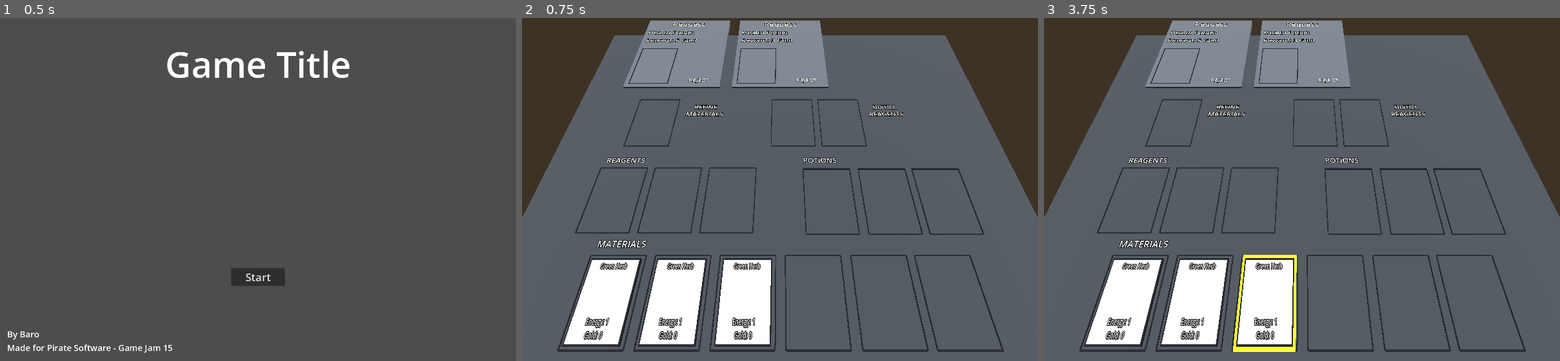
Above: before the commit, frames 1-3 (left to right).
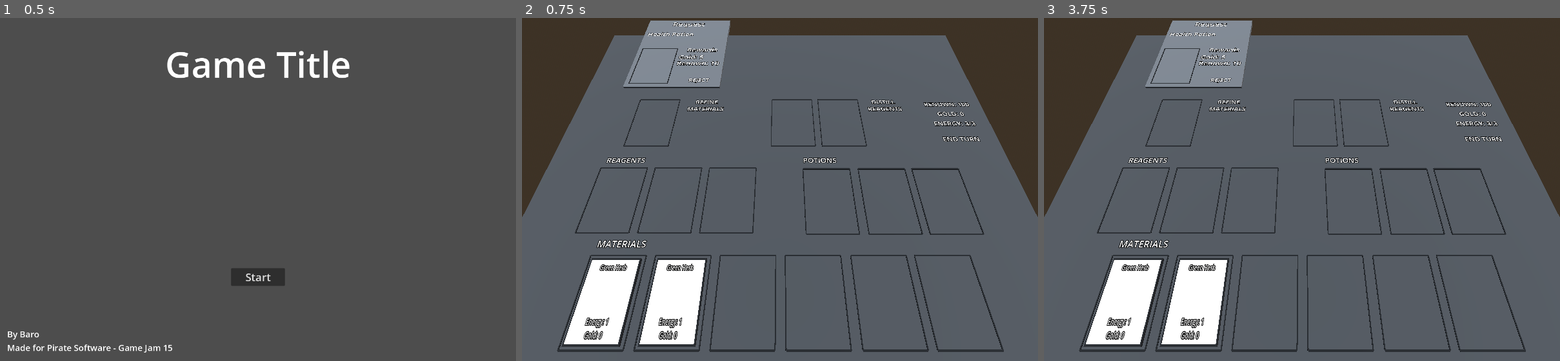
Above: after the commit, the same moments.

Repository: Barodas/game-jam-pirate-software-15
Game: Godot game, scene res://scenes/start_menu.tscn
The game is run twice, just before and just after one commit, with the same random seed, the same clock (stepped at 60 frames per second) and the same inputs.
Inputs (mouse positions are in pixels of both pictures, inside the frame that each line leads up to):
- Up to frame 1 (0.5 s): no input
- Up to frame 2 (0.75 s): click "Start" at 0.5 s
- Up to frame 3 (3.75 s): tap Enter at 1.25, 2.75 s; move the mouse to (1415, 172) at 1.27 s; click (1415, 172) at 1.35 s; tap Space at 2, 3.5 s; move the mouse to (1198, 206) at 2.02 s; right-click (1198, 206) at 2.1 s; move the mouse to (1353, 114) at 2.77 s; click (1353, 114) at 2.85 s; move the mouse to (1276, 258) at 3.52 s; right-click (1276, 258) at 3.6 s

Frame 1 is identical in both runs. In frame 2, 7.1% of the frame differs, in the area x 15-89%, y 0-96%; in frame 3, 7.7%, in the area x 15-89%, y 0-98%.
Error before the commit: Invalid call. Nonexistent function 'select_slot' in base 'Nil'. (res://scripts/game.gd:60)
Error after the commit: Invalid call. Nonexistent function 'select_slot' in base 'Nil'. (res://scripts/game.gd:115)

Commit message:
Implement Turn Loop
- Added UI for Energy, Gold, and Renown
- Added End Turn Button
- Process requests that have a potion when turn ends
- Generate additional materials and request on second turn

Diff:
--- a/scenes/card.tscn
+++ b/scenes/card.tscn
@@ -24,10 +24,11 @@
 script = ExtResource("1_5kcb4")
 
 [node name="NameLabel" type="Label3D" parent="."]
-transform = Transform3D(1, 0, 0, 0, -4.37114e-08, 1, 0, -1, -4.37114e-08, 0, 0.51, -0.423)
+transform = Transform3D(1, 0, 0, 0, -4.37114e-08, 1, 0, -1, -4.37114e-08, 0, 0.51, -0.473)
 text = "Card Name"
 font_size = 20
 outline_size = 8
+vertical_alignment = 0
 
 [node name="EnergyLabel" type="Label3D" parent="."]
 transform = Transform3D(1, 0, 0, 0, -4.37114e-08, 1, 0, -1, -4.37114e-08, 0, 0.51, 0.252)
--- a/scenes/game.tscn
+++ b/scenes/game.tscn
@@ -25,19 +25,25 @@
 
 [sub_resource type="BoxShape3D" id="BoxShape3D_tut34"]
 
-[node name="Game" type="Node3D" node_paths=PackedStringArray("refine_slot", "refine_button", "refine_progress", "distill_slot1", "distill_slot2", "distill_button", "distill_progress", "material_slots", "reagent_slots", "potion_slots", "requests")]
+[node name="Game" type="Node3D" node_paths=PackedStringArray("refine_slot", "refine_cost_label", "refine_button", "refine_progress", "distill_slot1", "distill_slot2", "distill_cost_label", "distill_button", "distill_progress", "material_slots", "reagent_slots", "potion_slots", "requests", "end_turn_button", "energy_label", "gold_label", "renown_label")]
 script = ExtResource("1_lonwx")
 refine_slot = NodePath("World/Refinery/RefineSlot")
+refine_cost_label = NodePath("World/Refinery/RefineCostLabel")
 refine_button = NodePath("World/Refinery/RefineButton")
 refine_progress = NodePath("World/Refinery/RefineProgressBar")
 distill_slot1 = NodePath("World/Distillery/DistillSlot1")
 distill_slot2 = NodePath("World/Distillery/DistillSlot2")
+distill_cost_label = NodePath("World/Distillery/DistillCostLabel")
 distill_button = NodePath("World/Distillery/DistillButton")
 distill_progress = NodePath("World/Distillery/DistillProgressBar2")
 material_slots = [NodePath("World/Materials/MaterialSlot1"), NodePath("World/Materials/MaterialSlot2"), NodePath("World/Materials/MaterialSlot3"), NodePath("World/Materials/MaterialSlot4"), NodePath("World/Materials/MaterialSlot5"), NodePath("World/Materials/MaterialSlot6")]
 reagent_slots = [NodePath("World/Reagents/ReagentSlot1"), NodePath("World/Reagents/ReagentSlot2"), NodePath("World/Reagents/ReagentSlot3")]
 potion_slots = [NodePath("World/Potions/PotionSlot1"), NodePath("World/Potions/PotionSlot2"), NodePath("World/Potions/PotionSlot3")]
 requests = [NodePath("World/Requests/Request1"), NodePath("World/Requests/Request2"), NodePath("World/Requests/Request3")]
+end_turn_button = NodePath("World/EndTurnButton")
+energy_label = NodePath("World/EnergyLabel")
+gold_label = NodePath("World/GoldLabel")
+renown_label = NodePath("World/RenownLabel")
 
 [node name="WorldEnvironment" type="WorldEnvironment" parent="."]
 environment = SubResource("Environment_ehwq6")
@@ -116,13 +122,20 @@
 transform = Transform3D(1.2, 0, 0, 0, 0.02, 0, 0, 0, 1.7, -3.62523, 0, -0.979769)
 
 [node name="RefineLabel" type="Label3D" parent="World/Refinery"]
-transform = Transform3D(1, 0, 0, 0, -4.37114e-08, 1, 0, -1, -4.37114e-08, -2.2, 0.01, -1.4)
+transform = Transform3D(1, 0, 0, 0, -4.37114e-08, 1, 0, -1, -4.37114e-08, -2.2, 0.01, -1.6)
 text = "Refine
 Materials"
 font_size = 40
 outline_size = 10
 uppercase = true
 
+[node name="RefineCostLabel" type="Label3D" parent="World/Refinery"]
+transform = Transform3D(1, 0, 0, 0, -4.37114e-08, 1, 0, -1, -4.37114e-08, -2.2, 0.01, -0.81762)
+text = "Cost:
+x Energy"
+outline_size = 10
+uppercase = true
+
 [node name="RefineButton" parent="World/Refinery" instance=ExtResource("3_olj2j")]
 transform = Transform3D(1, 0, 0, 0, 1, 0, 0, 0, 1, -2.15793, 0, -0.365608)
 
@@ -140,10 +153,17 @@
 category = 1
 
 [node name="DistillLabel" type="Label3D" parent="World/Distillery"]
-transform = Transform3D(1, 0, 0, 0, -4.37114e-08, 1, 0, -1, -4.37114e-08, 3.10008, 0.01, -1.4)
+transform = Transform3D(1, 0, 0, 0, -4.37114e-08, 1, 0, -1, -4.37114e-08, 3.1, 0.01, -1.6)
 text = "Distill
 Reagents"
 font_size = 40
+outline_size = 10
+uppercase = true
+
+[node name="DistillCostLabel" type="Label3D" parent="World/Distillery"]
+transform = Transform3D(1, 0, 0, 0, -4.37114e-08, 1, 0, -1, -4.37114e-08, 3.01655, 0.01, -0.81762)
+text = "Cost:
+x Energy"
 outline_size = 10
 uppercase = true
 
@@ -235,3 +255,27 @@
 
 [node name="Request3" parent="World/Requests" instance=ExtResource("5_0unim")]
 transform = Transform3D(1, 0, 0, 0, 1, 0, 0, 0, 1, 3.34978, 0, -4.08488)
+
+[node name="EnergyLabel" type="Label3D" parent="World"]
+transform = Transform3D(1, 0, 0, 0, -4.37114e-08, 1, 0, -1, -4.37114e-08, 4.97542, 0.01, -0.904491)
+text = "Energy: 0"
+font_size = 40
+outline_size = 10
+uppercase = true
+
+[node name="GoldLabel" type="Label3D" parent="World"]
+transform = Transform3D(1, 0, 0, 0, -4.37114e-08, 1, 0, -1, -4.37114e-08, 4.97542, 0.01, -1.26719)
+text = "Gold: 0"
+font_size = 40
+outline_size = 10
+uppercase = true
+
+[node name="RenownLabel" type="Label3D" parent="World"]
+transform = Transform3D(1, 0, 0, 0, -4.37114e-08, 1, 0, -1, -4.37114e-08, 4.97542, 0.01, -1.64106)
+text = "Renown: 0"
+font_size = 40
+outline_size = 10
+uppercase = true
+
+[node name="EndTurnButton" parent="World" instance=ExtResource("3_olj2j")]
+transform = Transform3D(1, 0, 0, 0, 1, 0, 0, 0, 1, 4.97963, 0, -0.3634)
--- a/scenes/request.tscn
+++ b/scenes/request.tscn
@@ -30,7 +30,7 @@
 outline_size = 10
 
 [node name="RequestLabel" type="Label3D" parent="Background"]
-transform = Transform3D(1, 0, 0, 0, -4.37114e-08, 1, 0, -1, -4.37114e-08, -1.37722, 0.06, -0.994906)
+transform = Transform3D(1, 0, 0, 0, -4.37114e-08, 1, 0, -1, -4.37114e-08, -1.377, 0.06, -0.9)
 text = "Health Potion
 "
 font_size = 50
@@ -38,8 +38,24 @@
 horizontal_alignment = 0
 
 [node name="RewardLabel" type="Label3D" parent="Background"]
-transform = Transform3D(1, 0, 0, 0, -4.37114e-08, 1, 0, -1, -4.37114e-08, -1.36901, 0.06, -0.542523)
-text = "Reward: x Gold"
+transform = Transform3D(1, 0, 0, 0, -4.37114e-08, 1, 0, -1, -4.37114e-08, 0.194479, 0.06, -0.0234841)
+text = "Rewards
+"
+font_size = 50
+outline_size = 10
+horizontal_alignment = 0
+
+[node name="GoldLabel" type="Label3D" parent="Background"]
+transform = Transform3D(1, 0, 0, 0, -4.37114e-08, 1, 0, -1, -4.37114e-08, -0.0271946, 0.06, 0.353138)
+text = "Gold: 0
+"
+font_size = 50
+outline_size = 10
+horizontal_alignment = 0
+
+[node name="RenownLabel" type="Label3D" parent="Background"]
+transform = Transform3D(1, 0, 0, 0, -4.37114e-08, 1, 0, -1, -4.37114e-08, -0.0338172, 0.06, 0.66695)
+text = "Renown: 0"
 font_size = 50
 outline_size = 10
 horizontal_alignment = 0
--- a/scripts/Constants.gd
+++ b/scripts/Constants.gd
@@ -2,4 +2,4 @@
 
 enum CATEGORY {MATERIAL, REAGENT, POTION}
 enum TYPE {HEALTH, MANA, STAMINA}
-enum ID {HERB_HEALTH, DUST_HEALTH, POTION_HEALTH}
+enum ID {HERB_HEALTH, HERB_MANA, DUST_HEALTH, DUST_MANA, POTION_HEALTH, POTION_MANA, POTION_STAMINA}
--- a/scripts/game.gd
+++ b/scripts/game.gd
@@ -1,18 +1,32 @@
 extends Node3D
 
-var selected_card: Card
-var selected_slot: Slot
 @export var refine_slot: Slot
+@export var refine_cost_label: Label3D
 @export var refine_button: ClickableText
 @export var refine_progress: ProgressBar3D
 @export var distill_slot1: Slot
 @export var distill_slot2: Slot
+@export var distill_cost_label: Label3D
 @export var distill_button: ClickableText
 @export var distill_progress: ProgressBar3D
 @export var material_slots: Array[Slot]
 @export var reagent_slots: Array[Slot]
 @export var potion_slots: Array[Slot]
 @export var requests: Array[Request]
+@export var end_turn_button: ClickableText
+@export var energy_label: Label3D
+@export var gold_label: Label3D
+@export var renown_label: Label3D
+
+var selected_slot: Slot
+var energy_cap: int
+var energy: int
+var gold: int
+var renown: int
+var turn: int = 1
+var refine_cost: int = 1
+var distill_cost: int = 1
+var request_queue: Array[RequestData]
 
 func create_card(type:Constants.ID):
 	var info
@@ -20,15 +34,51 @@
 		Constants.ID.HERB_HEALTH:
 			info = CardData.create("Green Herb",Constants.CATEGORY.MATERIAL,
 			 Constants.TYPE.HEALTH, 1, 0)
+		Constants.ID.HERB_MANA:
+			info = CardData.create("Blue Herb",Constants.CATEGORY.MATERIAL,
+			 Constants.TYPE.MANA, 1, 0)
 		Constants.ID.DUST_HEALTH:
-			info = CardData.create("Regen Dust",Constants.CATEGORY.REAGENT,
+			info = CardData.create("Regenerating\n Dust",Constants.CATEGORY.REAGENT,
 			 Constants.TYPE.HEALTH, 1, 0)
+		Constants.ID.DUST_MANA:
+			info = CardData.create("Enervating\n Dust",Constants.CATEGORY.REAGENT,
+			 Constants.TYPE.MANA, 1, 0)
 		Constants.ID.POTION_HEALTH:
 			info = CardData.create("Health Potion",Constants.CATEGORY.POTION,
 			 Constants.TYPE.HEALTH, 1, 0)
+		Constants.ID.POTION_MANA:
+			info = CardData.create("Mana Potion",Constants.CATEGORY.POTION,
+			 Constants.TYPE.MANA, 1, 0)
+		Constants.ID.POTION_STAMINA:
+			info = CardData.create("Stamina Potion",Constants.CATEGORY.POTION,
+			 Constants.TYPE.STAMINA, 1, 0)
 	var new_card = Card.create(info)
 	add_child(new_card)
 	return new_card
+
+func set_energy(amount:int):
+	energy = amount
+	energy_label.text = "Energy: " + str(energy) + "/" + str(energy_cap)
+	if energy <= 0:
+		energy_label.set_modulate(Color(1,0,0))
+	else:
+		energy_label.set_modulate(Color(1,1,1))
+
+func set_gold(amount:int):
+	gold = amount
+	gold_label.text = "Gold: " + str(gold)
+
+func set_renown(amount:int):
+	renown = amount
+	renown_label.text = "Renown: " + str(renown)
+	if renown < 100:
+		renown_label.set_modulate(Color(1,0,0))
+	elif renown > 200:
+		renown_label.set_modulate(Color(0,0,1))
+	elif renown > 150:
+		renown_label.set_modulate(Color(0,1,0))
+	else:
+		renown_label.set_modulate(Color(1,1,1))
 
 func _unhandled_input(event):
 	if Input.is_action_just_pressed("quit"):
@@ -45,15 +95,20 @@
 	distill_button.hide()
 	for request in requests:
 		request.set_visibility(false)
-
-	# Populate Hand
+	end_turn_button.set_text("End Turn")
+	end_turn_button.set_hover_colour(Color(0,0,1))
+	energy_cap = 3
+	set_energy(energy_cap)
+	set_gold(0)
+	set_renown(100)
+
 	material_slots[0].assign_card(create_card(Constants.ID.HERB_HEALTH))
 	material_slots[1].assign_card(create_card(Constants.ID.HERB_HEALTH))
-	material_slots[2].assign_card(create_card(Constants.ID.HERB_HEALTH))
+	#material_slots[2].assign_card(create_card(Constants.ID.HERB_HEALTH))
 	requests[0].assign_request(RequestData.create(
-		"Health Potion", Constants.ID.POTION_HEALTH, 5))
-	requests[1].assign_request(RequestData.create(
-		"Health Potion", Constants.ID.POTION_HEALTH, 3))
+		"Health Potion", Constants.TYPE.HEALTH, 5, 10))
+	#requests[1].assign_request(RequestData.create(
+		#"Health Potion", Constants.ID.POTION_HEALTH, 3, 10))
 
 func _process(delta):
 	if Input.is_action_just_pressed("mouse_right"):
@@ -62,13 +117,19 @@
 
 	if refine_slot.has_card():
 		refine_button.show()
+		refine_cost_label.show()
+		refine_cost_label.text = "Cost:\n" + str(refine_cost) + " Energy"
 	else:
 		refine_button.hide()
+		refine_cost_label.hide()
 
 	if distill_slot1.has_card() && distill_slot2.has_card():
 		distill_button.show()
+		distill_cost_label.show()
+		distill_cost_label.text = "Cost:\n" + str(distill_cost) + " Energy"
 	else:
 		distill_button.hide()
+		distill_cost_label.hide()
 
 func _on_click_slot_signal(slot):
 	print("Click Slot received")
@@ -97,19 +158,51 @@
 
 func _on_click_button_signal(button):
 	if button == refine_button:
-		if !refine_slot.has_card():
-			print("Refine button pressed without a card in refine slot")
-		refine_progress.start_timer(2.0)
-		refine_slot.set_lock(true)
+		if energy >= refine_cost:
+			set_energy(energy - refine_cost)
+			refine_progress.start_timer(2.0)
+			refine_slot.set_lock(true)
 	if button == distill_button:
-		if !distill_slot1.has_card() || !distill_slot1.has_card():
-			print("Distill button pressed without cards in distill slots")
-		distill_progress.start_timer(2.0)
-		distill_slot1.set_lock(true)
-		distill_slot2.set_lock(true)
+		if energy >= distill_cost:
+			set_energy(energy - distill_cost)
+			distill_progress.start_timer(2.0)
+			distill_slot1.set_lock(true)
+			distill_slot2.set_lock(true)
 	for request in requests:
 		if button == request._reject_button:
 			request.set_visibility(false)
+	if button == end_turn_button:
+		set_energy(energy_cap)
+		for request in requests:
+			if request._slot.has_card():
+				if request._slot.card.data.type == request.data.type:
+					set_renown(renown + request.data.renown)
+				else:
+					set_renown(renown - request.data.renown)
+				set_gold(gold + request.data.gold)
+				request._slot.card.queue_free()
+				request.data = null
+				request.set_visibility(false)
+		turn += 1
+		if turn == 2:
+			add_material_card(create_card(Constants.ID.HERB_MANA))
+			add_material_card(create_card(Constants.ID.HERB_MANA))
+			request_queue.push_back(RequestData.create(
+				"Mana Potion", Constants.TYPE.MANA, 5, 10))
+			populate_requests()
+
+func add_material_card(card:Card):
+	for slot in material_slots:
+		if !slot.has_card():
+			slot.assign_card(card)
+			break
+
+func populate_requests():
+	for request in requests:
+		if request.data == null:
+			var data = request_queue.pop_front()
+			if data != null:
+				request.assign_request(data)
 
 func _on_progress_bar_complete_signal(bar):
 	if bar == refine_progress:
@@ -130,6 +223,8 @@
 	match type:
 		Constants.TYPE.HEALTH:
 			new_card = create_card(Constants.ID.DUST_HEALTH)
+		Constants.TYPE.MANA:
+			new_card = create_card(Constants.ID.DUST_MANA)
 
 	for slot in reagent_slots:
 		if !slot.has_card():
@@ -142,6 +237,13 @@
 		Constants.TYPE.HEALTH:
 			if type2 == Constants.TYPE.HEALTH:
 				new_card = create_card(Constants.ID.POTION_HEALTH)
+			if type2 == Constants.TYPE.MANA:
+				new_card = create_card(Constants.ID.POTION_STAMINA)
+		Constants.TYPE.MANA:
+			if type2 == Constants.TYPE.MANA:
+				new_card = create_card(Constants.ID.POTION_MANA)
+			if type2 == Constants.TYPE.HEALTH:
+				new_card = create_card(Constants.ID.POTION_STAMINA)
 
 	for slot in potion_slots:
 		if !slot.has_card():
--- a/scripts/request.gd
+++ b/scripts/request.gd
@@ -2,7 +2,8 @@
 
 @onready var _background = $Background
 @onready var _request_label = $Background/RequestLabel
-@onready var _reward_label = $Background/RewardLabel
+@onready var _gold_label = $Background/GoldLabel
+@onready var _renown_label = $Background/RenownLabel
 @onready var _slot = $Background/TurnInSlot
 @onready var _reject_button = $Background/ClickableText
 
@@ -27,5 +28,6 @@
 func assign_request(assigned_request: RequestData):
 	data = assigned_request
 	_request_label.text = data.name
-	_reward_label.text = "Reward: " + str(data.gold) + " Gold"
+	_gold_label.text = "Gold: " + str(data.gold)
+	_renown_label.text = "Renown: " + str(data.renown)
 	set_visibility(true)
--- a/scripts/request_data.gd
+++ b/scripts/request_data.gd
@@ -1,12 +1,14 @@
 class_name RequestData
 
 var name: String
-var item: Constants.ID
+var type: Constants.TYPE
 var gold: int
+var renown: int
 
-static func create(name: String, item:Constants.ID, gold):
+static func create(name: String, type:Constants.TYPE, gold:int, renown:int):
 	var request = RequestData.new()
 	request.name = name
-	request.item = item
+	request.type = type
 	request.gold = gold
+	request.renown = renown
 	return request
